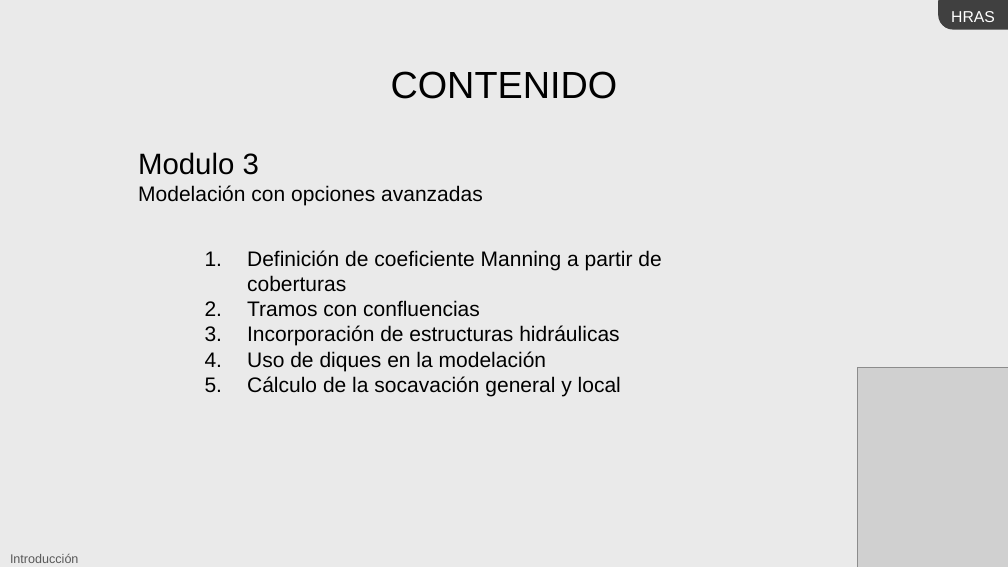
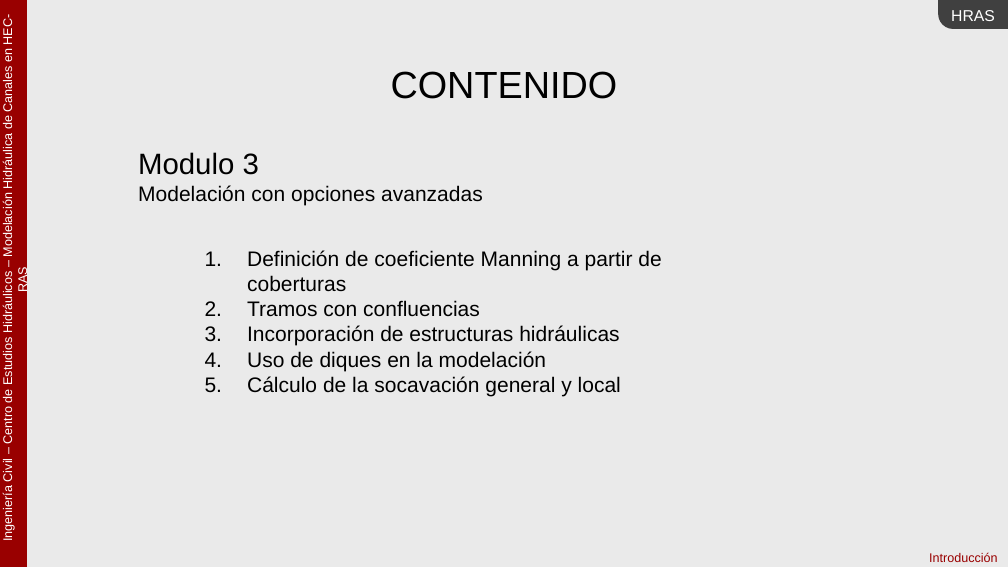
Before and after one commit to juanrodace/J.HRAS, a slide deck: slide 8 of Section01/Introduction/Introduccion_v0.pptx. Drawn at 1008x567 pixels with LibreOffice and Linux fonts; fonts in the diff are those of the drawing; grey boxes stand for pictures. Boxes give left, top, right and bottom in pixels: in the first picture for what was removed or moved away, otherwise in the second. Text is boxed around its words. In the diff, an @@ line names an element or a change of style, - is before the commit and + after.

```diff
--- a/Section01/Introduction/Introduccion_v0.pptx
+++ b/Section01/Introduction/Introduccion_v0.pptx
@@ rectangle added at (x1=0, y1=0, x2=26, y2=567), fill #990000, outline #990000 1.25 pt @@
@@ round diag rect added at (x1=6, y1=0, x2=24, y2=556), 12 pt, text #FFFFFF @@
+Ingeniería Civil – Centro de Estudios Hidráulicos – Modelación Hidráulica de Canales en HEC-RAS
@@ picture removed at (x1=858, y1=368, x2=1008, y2=567) @@
@@ round diag rect "Introducción" resized from (x1=0, y1=550, x2=141, y2=567) to (x1=810, y1=548, x2=1008, y2=567) @@
@@ round diag rect "Introducción" at (x1=810, y1=548, x2=1008, y2=567): text colour #595959 to #990000; alignment left to right @@
```
Also in this commit, not shown: 10 other slides changed, 1 slide removed, 5 other files.
